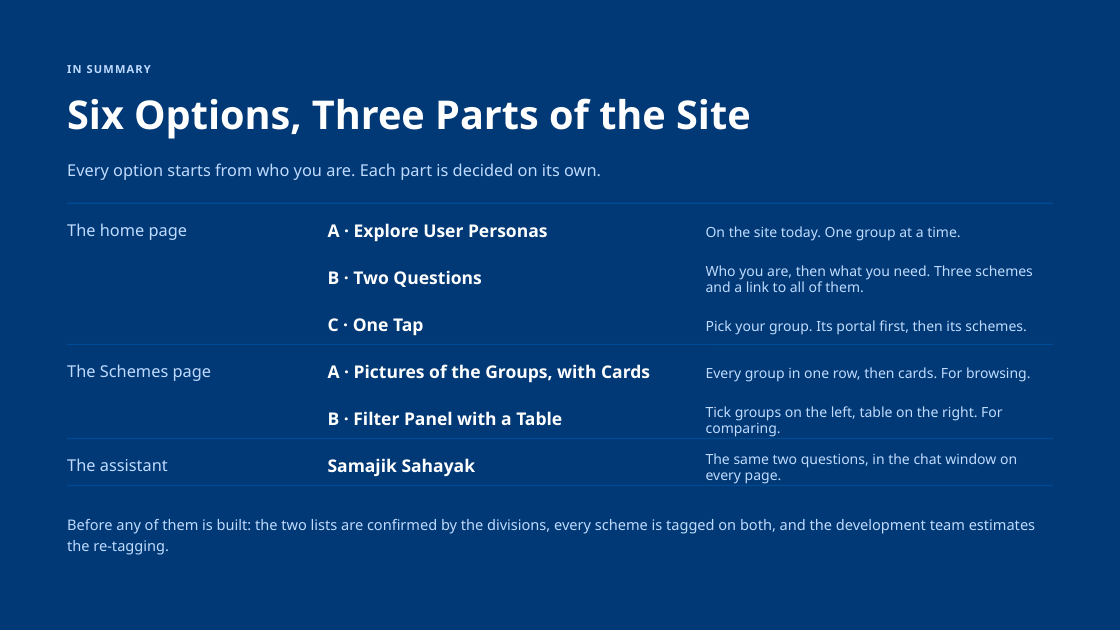
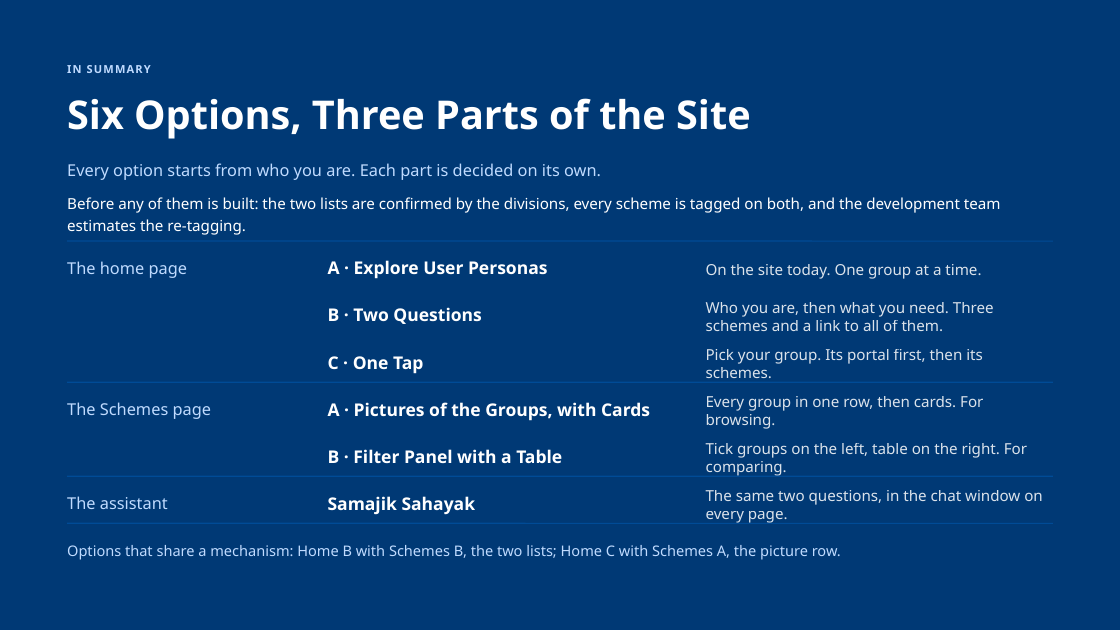
Before and after one commit to AkashShivanand/mosje, a slide deck: slide 11 of docs/plans/MoSJE-Service-Discovery-Options.pptx. Drawn at 1120x630 pixels with LibreOffice and Linux fonts; fonts in the diff are those of the drawing. Boxes give left, top, right and bottom in pixels: in the first picture for what was removed or moved away, otherwise in the second. Text is boxed around its words. In the diff, an @@ line names an element or a change of style, - is before the commit and + after.

```diff
--- a/docs/plans/MoSJE-Service-Discovery-Options.pptx
+++ b/docs/plans/MoSJE-Service-Discovery-Options.pptx
@@ text "Before any of them is ...": place and size @@
-text "Before any of them is ..." at [67, 519, 1035, 555]
+text "Before any of them is ..." at [67, 197, 1001, 235]
@@ text "Before any of them is ..." at [67, 197, 1001, 235]: size 12.5 to 13 pt, text colour #C0DBFF to #FFFFFF @@
@@ 9 texts, 2 lines: place and size @@
-9 texts, 2 lines at [67, 203, 1053, 484]
+9 texts, 2 lines at [67, 241, 1053, 523]
@@ size 12 to 13 pt, text colour #C0DBFF to #FFFFFF at 85% opacity in 6 elements at [706, 264, 981, 279], [706, 302, 994, 331], [706, 490, 1043, 523], [706, 349, 983, 378], [706, 396, 983, 429], [706, 443, 1027, 476] @@
@@ 6 texts, 2 lines: place and size @@
-6 texts, 2 lines at [67, 318, 1053, 486]
+6 texts, 2 lines at [67, 356, 1053, 523]
@@ text added at [67, 545, 841, 560], 12.5 pt, text #C0DBFF @@
+Options that share a mechanism: Home B with Schemes B, the two lists; Home C with Schemes A, the picture row.
```
Also in this commit, not shown: 2 other slides changed, 3 other files.
